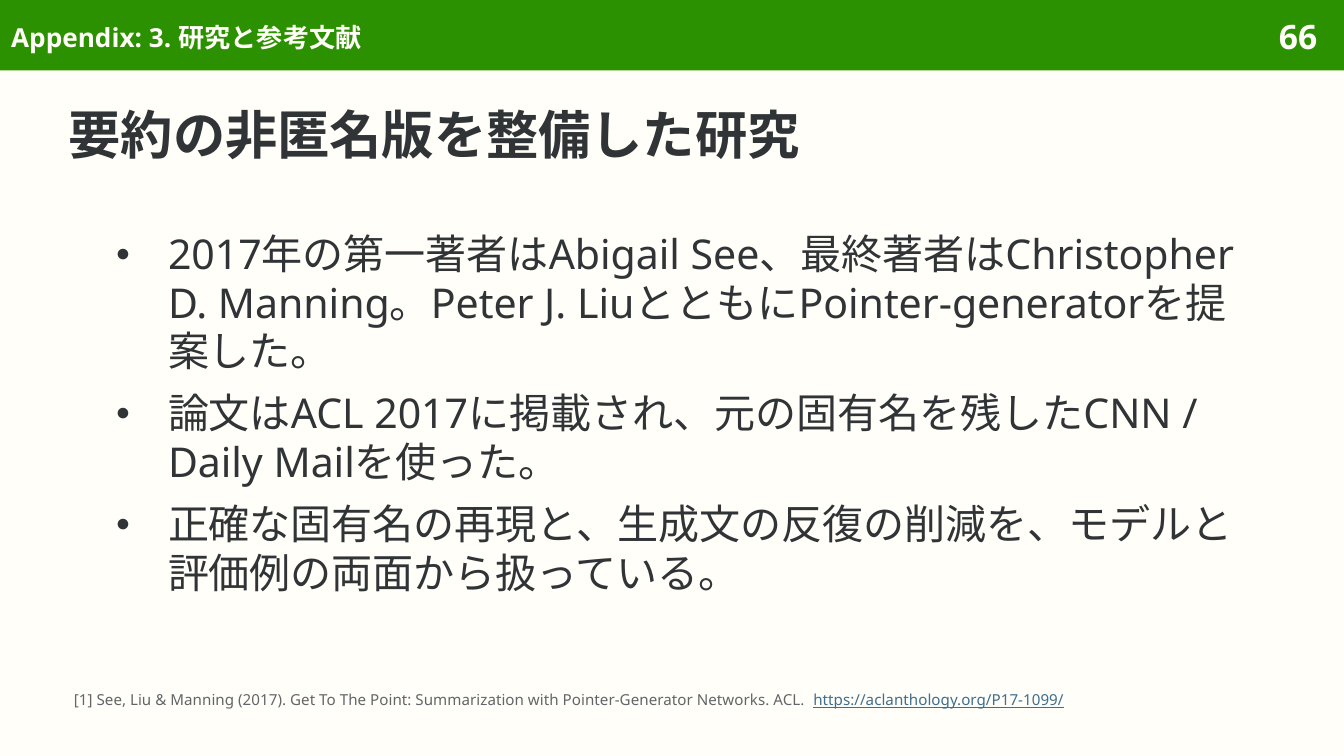
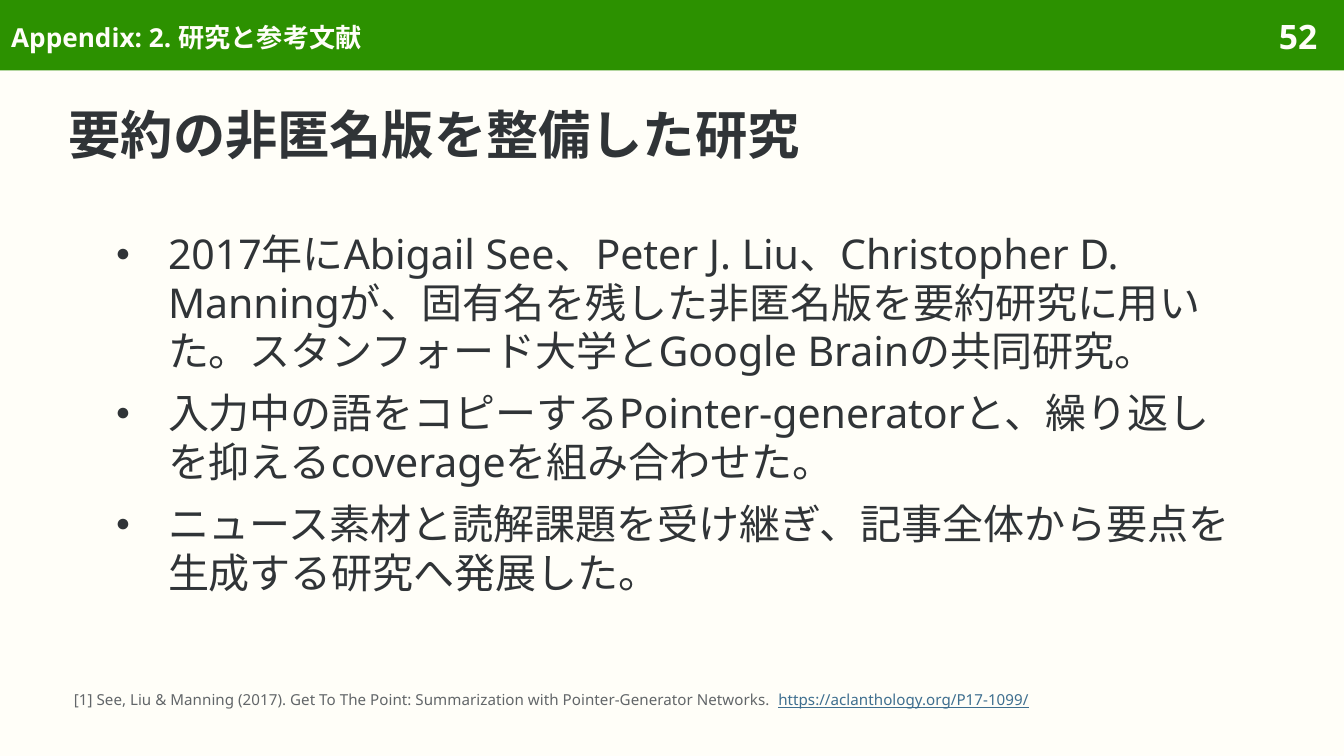
Before and after one commit to sasakiy84/datasets-in-10-minutes, a slide deck: slide 52 of slides/datasets-in-10-minutes-cnn-dailymail.pptx (slide 66 before the commit). Drawn at 1344x756 pixels with LibreOffice and Linux fonts; fonts in the diff are those of the drawing. Boxes give left, top, right and bottom in pixels: in the first picture for what was removed or moved away, otherwise in the second. Text is boxed around its words. In the diff, an @@ line names an element or a change of style, - is before the commit and + after.

Commit message:
Present CNN DailyMail as the original summarization dataset

```diff
--- a/slides/datasets-in-10-minutes-cnn-dailymail.pptx
+++ b/slides/datasets-in-10-minutes-cnn-dailymail.pptx
@@ title at <box>11,24,361,54</box>: text changed @@
-Appendix: 3. 研究と参考文献
+Appendix: 2. 研究と参考文献
@@ page number at <box>1279,24,1317,50</box>: text changed @@
-66
+52
@@ text at <box>168,234,1230,592</box>: text changed @@
-● 2017年の第一著者はAbigail See、最終著者はChristopher D. Manning。Peter J. LiuとともにPointer-generatorを提案した。
-● 論文はACL 2017に掲載され、元の固有名を残したCNN / Daily Mailを使った。
-● 正確な固有名の再現と、生成文の反復の削減を、モデルと評価例の両面から扱っている。
+● 2017年にAbigail See、Peter J. Liu、Christopher D. Manningが、固有名を残した非匿名版を要約研究に用いた。スタンフォード大学とGoogle Brainの共同研究。
+● 入力中の語をコピーするPointer-generatorと、繰り返しを抑えるcoverageを組み合わせた。
+● ニュース素材と読解課題を受け継ぎ、記事全体から要点を生成する研究へ発展した。
@@ text at <box>74,693,1028,709</box>: text changed @@
-[1] See, Liu & Manning (2017). Get To The Point: Summarization with Pointer-Generator Networks. ACL. https://aclanthology.org/P17-1099/
+[1] See, Liu & Manning (2017). Get To The Point: Summarization with Pointer-Generator Networks. https://aclanthology.org/P17-1099/
```
Also in this commit, not shown: 50 other slides changed, 14 slides removed, 40 other files.
